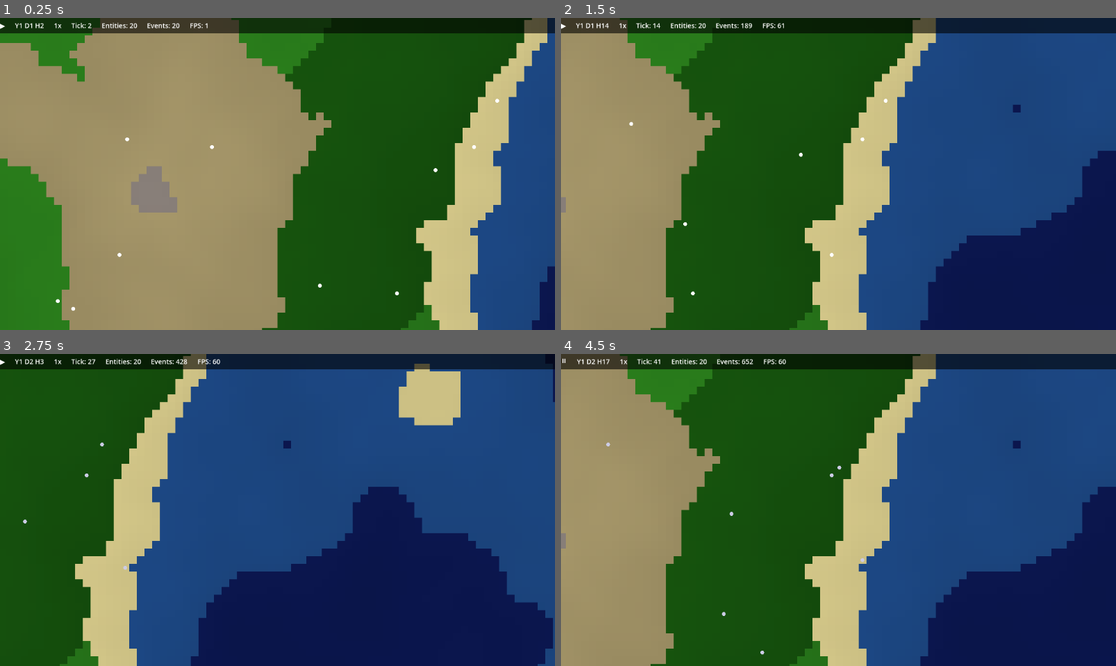
Above: before the commit, frames 1-4 (two rows, left to right).
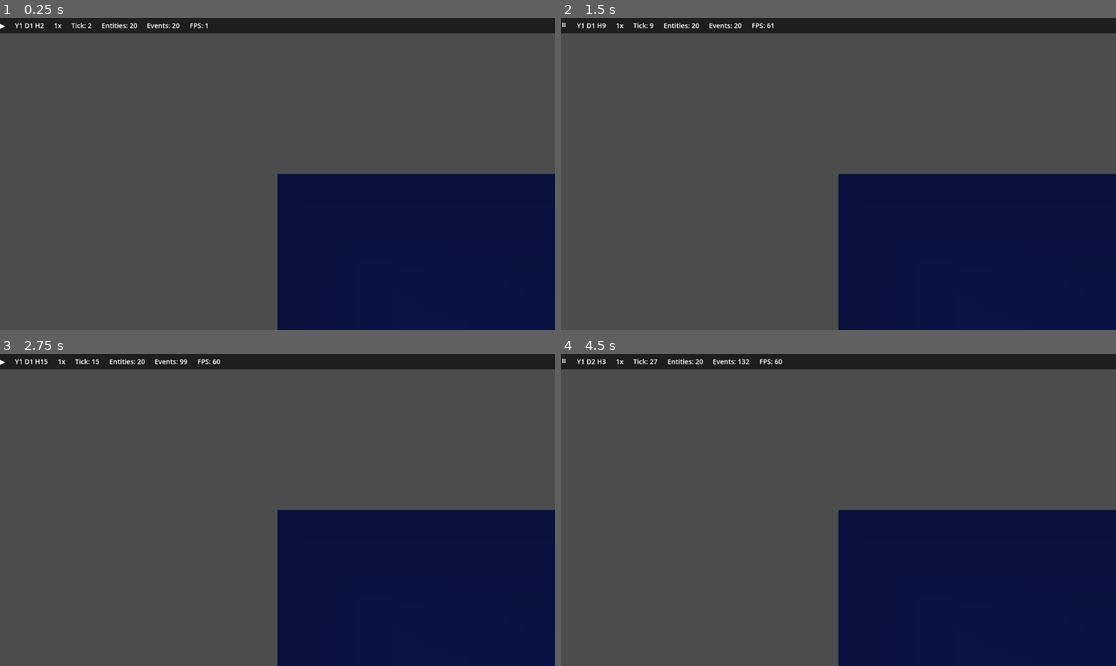
Above: after the commit, the same moments.

Repository: hyunlord/new-world
Game: Godot game, scene res://scenes/main/main.tscn
The game is run twice, just before and just after one commit, with the same random seed, the same clock (stepped at 60 frames per second) and the same inputs.
Inputs (mouse positions are in pixels of both pictures, inside the frame that each line leads up to):
- Up to frame 1 (0.25 s): no input
- Up to frame 2 (1.5 s): tap Enter at 0.5 s; move the mouse to (960, 158) at 0.52 s; hold D 0.53-1.25 s; tap Space at 0.6, 0.77, 1.07 s; click (960, 158) at 0.67 s; drag from (727, 189) to (810, 236) at 1.27 s
- Up to frame 3 (2.75 s): move the mouse to (333, 441) at 2.02 s; hold D from 2.03 s (still down); tap Space at 2.1 s; click (333, 441) at 2.17 s
- Up to frame 4 (4.5 s): release D at 2.75 s; drag from (810, 572) to (672, 463) at 2.77 s; move the mouse to (1005, 556) at 3.52 s; hold A 3.53-4.25 s; tap Space at 3.6, 3.77, 4.07 s; click (1005, 556) at 3.67 s; tap Escape (pause_toggle, bound only before the commit) at 4.15 s; drag from (672, 463) to (755, 432) at 4.27 s

The runs differ from the first frame. In frame 1, 98% of the frame differs, in the area x 0-100%, y 0-100%; in frame 2, 86%; in frame 3, 78%; in frame 4, 86%.
Error after the commit: Parse Error: Cannot infer the type of "zoom_delta" variable because the value doesn't have a set type. (res://scripts/ui/camera_controller.gd:44)

Commit message:
fix: phase 0 hotfix - input, trackpad, speed, logging, seed display
- Replace Input Map actions with direct keycode checks (Space/Period/Comma)
- Add macOS trackpad support (InputEventMagnifyGesture for pinch zoom,
  InputEventPanGesture for two-finger pan)
- Tune simulation speed: movement tick=3, behavior tick=10, needs tick=2
  for relaxed ~3 tiles/sec at 1x
- Add log filtering: suppress entity_moved from console, add action_changed
  event with formatted output
- Add startup banner with seed, world size, entity count
- Remove [input] section from project.godot (no longer needed)

Co-Authored-By: Claude Opus 4.6 <noreply@anthropic.com>

Diff:
--- a/project.godot
+++ b/project.godot
@@ -21,24 +21,6 @@
 SimulationBus="*res://scripts/core/simulation_bus.gd"
 EventLogger="*res://scripts/core/event_logger.gd"
 
-[input]
-
-pause_toggle={
-"deadzone": 0.5,
-"events": [Object(InputEventKey,"resource_local_to_scene":false,"resource_name":"","device":-1,"window_id":0,"alt_pressed":false,"shift_pressed":false,"ctrl_pressed":false,"meta_pressed":false,"pressed":false,"keycode":0,"physical_keycode":4194305,"key_label":0,"unicode":0,"location":0,"echo":false,"script":null)
-]
-}
-speed_up={
-"deadzone": 0.5,
-"events": [Object(InputEventKey,"resource_local_to_scene":false,"resource_name":"","device":-1,"window_id":0,"alt_pressed":false,"shift_pressed":false,"ctrl_pressed":false,"meta_pressed":false,"pressed":false,"keycode":0,"physical_keycode":46,"key_label":0,"unicode":46,"location":0,"echo":false,"script":null)
-]
-}
-speed_down={
-"deadzone": 0.5,
-"events": [Object(InputEventKey,"resource_local_to_scene":false,"resource_name":"","device":-1,"window_id":0,"alt_pressed":false,"shift_pressed":false,"ctrl_pressed":false,"meta_pressed":false,"pressed":false,"keycode":0,"physical_keycode":44,"key_label":0,"unicode":44,"location":0,"echo":false,"script":null)
-]
-}
-
 [physics]
 
 3d/physics_engine="Jolt Physics"
--- a/scenes/main/main.gd
+++ b/scenes/main/main.gd
@@ -23,8 +23,6 @@
 
 
 func _ready() -> void:
-	_print_controls()
-
 	var seed_value: int = GameConfig.WORLD_SEED
 
 	# Initialize simulation engine
@@ -65,7 +63,7 @@
 	# Spawn initial entities
 	_spawn_initial_entities()
 
-	print("[Main] WorldSim Phase 0 initialized. Seed: %d" % seed_value)
+	_print_startup_banner(seed_value)
 
 
 func _spawn_initial_entities() -> void:
@@ -103,23 +101,32 @@
 
 
 func _unhandled_input(event: InputEvent) -> void:
-	if event.is_action_pressed("pause_toggle"):
-		sim_engine.toggle_pause()
-	elif event.is_action_pressed("speed_up"):
-		sim_engine.increase_speed()
-	elif event.is_action_pressed("speed_down"):
-		sim_engine.decrease_speed()
+	if event is InputEventKey and event.pressed and not event.echo:
+		match event.keycode:
+			KEY_SPACE:
+				sim_engine.toggle_pause()
+			KEY_PERIOD:
+				sim_engine.increase_speed()
+			KEY_COMMA:
+				sim_engine.decrease_speed()
 
 
-func _print_controls() -> void:
-	print("========================================")
-	print("  WorldSim Phase 0 - Controls")
-	print("========================================")
-	print("  WASD / Arrows  = Pan camera")
-	print("  Mouse Wheel    = Zoom in/out")
-	print("  Middle Mouse   = Drag pan")
-	print("  Left Click     = Select entity")
-	print("  Space          = Pause / Resume")
-	print("  . (period)     = Speed up")
-	print("  , (comma)      = Speed down")
-	print("========================================")
+func _print_startup_banner(seed_value: int) -> void:
+	print("")
+	print("╔══════════════════════════════════════╗")
+	print("║  WorldSim Phase 0                    ║")
+	print("║  Seed: %-30d ║" % seed_value)
+	print("║  World: %dx%d  |  Entities: %-8d ║" % [GameConfig.WORLD_SIZE.x, GameConfig.WORLD_SIZE.y, GameConfig.INITIAL_SPAWN_COUNT])
+	print("╚══════════════════════════════════════╝")
+	print("")
+	print("  Controls:")
+	print("    WASD / Arrows  = Pan camera")
+	print("    Mouse Wheel    = Zoom in/out")
+	print("    Trackpad Pinch = Zoom in/out")
+	print("    Two-finger Pan = Scroll camera")
+	print("    Middle Mouse   = Drag pan")
+	print("    Left Click     = Select entity")
+	print("    Space          = Pause / Resume")
+	print("    . (period)     = Speed up")
+	print("    , (comma)      = Speed down")
+	print("")
--- a/scripts/ai/behavior_system.gd
+++ b/scripts/ai/behavior_system.gd
@@ -8,7 +8,7 @@
 func _init() -> void:
 	system_name = "behavior"
 	priority = 20
-	tick_interval = 5
+	tick_interval = GameConfig.BEHAVIOR_TICK_INTERVAL
 
 
 ## Initialize with references
@@ -53,7 +53,16 @@
 
 
 func _assign_action(entity: RefCounted, action: String, tick: int) -> void:
+	var old_action: String = entity.current_action
 	entity.current_action = action
+	if action != old_action:
+		emit_event("action_changed", {
+			"entity_id": entity.id,
+			"entity_name": entity.entity_name,
+			"from": old_action,
+			"to": action,
+			"tick": tick,
+		})
 	match action:
 		"wander":
 			entity.action_target = _find_random_walkable_nearby(entity.position, 5)
--- a/scripts/core/event_logger.gd
+++ b/scripts/core/event_logger.gd
@@ -4,6 +4,9 @@
 var _type_counts: Dictionary = {}
 const MAX_EVENTS: int = 100000
 const PRUNE_AMOUNT: int = 10000
+
+## High-frequency events suppressed from console output
+const QUIET_EVENTS: PackedStringArray = ["entity_moved"]
 
 
 func _ready() -> void:
@@ -16,7 +19,37 @@
 	_type_counts[etype] = _type_counts.get(etype, 0) + 1
 	if _events.size() > MAX_EVENTS:
 		_events = _events.slice(PRUNE_AMOUNT)
-	print("[Event] tick=%d type=%s" % [event.get("tick", -1), etype])
+	_debug_log_event(etype, event)
+
+
+func _debug_log_event(event_type: String, data: Dictionary) -> void:
+	if event_type in QUIET_EVENTS:
+		return
+	var tick: int = data.get("tick", -1)
+	var ename: String = data.get("entity_name", "")
+	match event_type:
+		"entity_spawned":
+			var pos = data.get("position", Vector2i.ZERO)
+			print("[Tick %d] + %s spawned at (%d,%d)" % [tick, ename, pos.x, pos.y])
+		"entity_starved":
+			print("[Tick %d] x %s starved" % [tick, ename])
+		"entity_died":
+			var cause: String = data.get("cause", "unknown")
+			print("[Tick %d] x %s died (%s)" % [tick, ename, cause])
+		"action_changed":
+			var from_action: String = data.get("from", "?")
+			var to_action: String = data.get("to", "?")
+			print("[Tick %d] ~ %s: %s -> %s" % [tick, ename, from_action, to_action])
+		"entity_ate":
+			print("[Tick %d] * %s ate (hunger: %.0f%%)" % [tick, ename, data.get("hunger_after", 0.0) * 100])
+		"entity_rested":
+			print("[Tick %d] * %s rested (energy: %.0f%%)" % [tick, ename, data.get("energy_after", 0.0) * 100])
+		"entity_socialized":
+			print("[Tick %d] * %s socialized (social: %.0f%%)" % [tick, ename, data.get("social_after", 0.0) * 100])
+		"action_chosen":
+			pass  # Suppress — action_changed covers this
+		_:
+			print("[Tick %d] %s" % [tick, event_type])
 
 
 ## Query: history for a specific entity
--- a/scripts/core/game_config.gd
+++ b/scripts/core/game_config.gd
@@ -65,11 +65,16 @@
 const CAMERA_PAN_SPEED: float = 500.0
 const CAMERA_ZOOM_SPEED: float = 0.15
 
-## Entity need decay rates (per tick)
-const HUNGER_DECAY_RATE: float = 0.003
-const ENERGY_DECAY_RATE: float = 0.002
-const ENERGY_ACTION_COST: float = 0.004
-const SOCIAL_DECAY_RATE: float = 0.001
+## System tick intervals
+const NEEDS_TICK_INTERVAL: int = 2
+const BEHAVIOR_TICK_INTERVAL: int = 10
+const MOVEMENT_TICK_INTERVAL: int = 3
+
+## Entity need decay rates (per needs tick)
+const HUNGER_DECAY_RATE: float = 0.005
+const ENERGY_DECAY_RATE: float = 0.003
+const ENERGY_ACTION_COST: float = 0.006
+const SOCIAL_DECAY_RATE: float = 0.002
 
 ## World generation
 const WORLD_SEED: int = 42
--- a/scripts/systems/movement_system.gd
+++ b/scripts/systems/movement_system.gd
@@ -7,7 +7,7 @@
 func _init() -> void:
 	system_name = "movement"
 	priority = 30
-	tick_interval = 1
+	tick_interval = GameConfig.MOVEMENT_TICK_INTERVAL
 
 
 ## Initialize with references
--- a/scripts/systems/needs_system.gd
+++ b/scripts/systems/needs_system.gd
@@ -6,7 +6,7 @@
 func _init() -> void:
 	system_name = "needs"
 	priority = 10
-	tick_interval = 1
+	tick_interval = GameConfig.NEEDS_TICK_INTERVAL
 
 
 ## Initialize with entity manager reference
--- a/scripts/ui/camera_controller.gd
+++ b/scripts/ui/camera_controller.gd
@@ -20,10 +20,10 @@
 	if event is InputEventMouseButton:
 		if event.pressed:
 			if event.button_index == MOUSE_BUTTON_WHEEL_UP:
-				_target_zoom = clampf(_target_zoom + GameConfig.CAMERA_ZOOM_STEP, GameConfig.CAMERA_ZOOM_MIN, GameConfig.CAMERA_ZOOM_MAX)
+				_zoom_at_mouse(GameConfig.CAMERA_ZOOM_STEP)
 				get_viewport().set_input_as_handled()
 			elif event.button_index == MOUSE_BUTTON_WHEEL_DOWN:
-				_target_zoom = clampf(_target_zoom - GameConfig.CAMERA_ZOOM_STEP, GameConfig.CAMERA_ZOOM_MIN, GameConfig.CAMERA_ZOOM_MAX)
+				_zoom_at_mouse(-GameConfig.CAMERA_ZOOM_STEP)
 				get_viewport().set_input_as_handled()
 			elif event.button_index == MOUSE_BUTTON_MIDDLE:
 				_is_dragging = true
@@ -35,9 +35,19 @@
 
 	# Mouse drag pan
 	if event is InputEventMouseMotion and _is_dragging:
-		var delta_px: Vector2 = event.position - _drag_start
-		position -= delta_px / zoom.x
+		position += (_drag_start - event.position) / zoom.x
 		_drag_start = event.position
+		get_viewport().set_input_as_handled()
+
+	# macOS trackpad: pinch zoom
+	if event is InputEventMagnifyGesture:
+		var zoom_delta := (event.factor - 1.0) * 0.5
+		_zoom_at_mouse(zoom_delta)
+		get_viewport().set_input_as_handled()
+
+	# macOS trackpad: two-finger scroll pan
+	if event is InputEventPanGesture:
+		position += event.delta * 2.0 / zoom.x
 		get_viewport().set_input_as_handled()
 
 
@@ -63,3 +73,7 @@
 	var world_px := Vector2(GameConfig.WORLD_SIZE) * GameConfig.TILE_SIZE
 	position.x = clampf(position.x, 0, world_px.x)
 	position.y = clampf(position.y, 0, world_px.y)
+
+
+func _zoom_at_mouse(delta: float) -> void:
+	_target_zoom = clampf(_target_zoom + delta, GameConfig.CAMERA_ZOOM_MIN, GameConfig.CAMERA_ZOOM_MAX)
Not shown, added: tickets/200-keyboard-input-fix.md
Not shown, added: tickets/210-trackpad-support.md
Not shown, added: tickets/220-speed-tuning.md
Not shown, added: tickets/230-log-filtering.md
Not shown, added: tickets/240-seed-display.md
